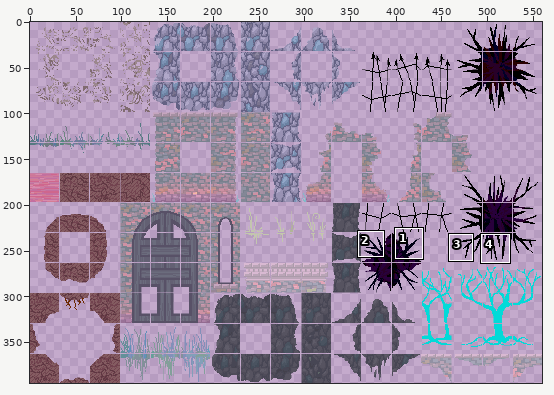
Sprite sheet, stored at Assets/Sprites/Palettes/Tile Sprites/Tileset2.png. Above, an overview of the earlier version with the close-up marked.
Close-up. First the earlier version:
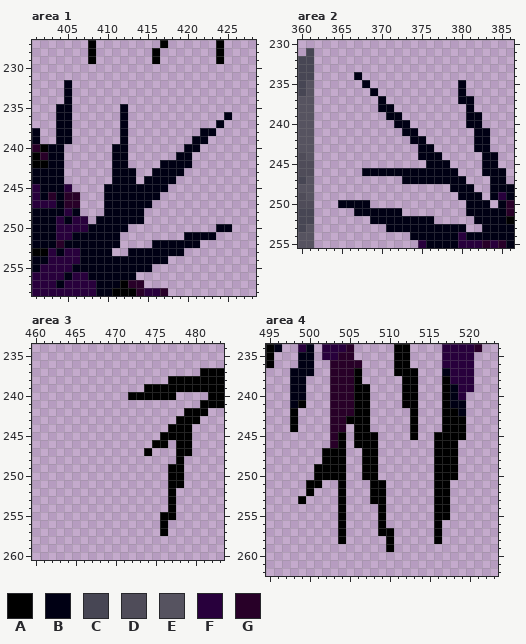
The file is 560x395 pixels. Colours within 5 levels of each other are drawn and written as one. Shown: area 1: x 401..428, y 227..258; area 2: x 360..386, y 230..255; area 3: x 460..483, y 234..260; area 4: x 495..523, y 234..262. The commit also changed other parts of the picture, which this record leaves out.
Palette (. is transparent): A #000000  B #000014  C #474654  D #4f4c59  E #565360  F #28003c  G #280028
Pixels before, area 1, first column x 401:
227 .......A........A......A.
228 .......A.......A.......A.
229 .......A.......A.......A.
230 .........................
231 .........................
232 ....B....................
233 ....B....................
234 ....B....................
235 ...BB......B.............
236 ...BB......B............B
237 ...BB......B...........B.
238 B..BB......B.........BB..
239 B..BB......B........BB...
240 GABB......BB.......BB....
241 AGBB......BB......BB.....
242 AABB......BB....BBBB.....
243 BBBB......BBB..BBBB......
244 BBBB......BBB.BBBB.......
245 FBBBF....BBBBBBBB........
246 FBGBGG...BBBBBBB.........
247 FFFBGG...BBBBBB..........
248 BBBBFB...BBBBB...........
249 BBBFBFF.BBBBBB...........
250 BBBFFFFBBBBB...........BB
251 BBBFFBBBBBB........BBBB..
252 BBBGBBBBBBB....BBBBBB....
253 AAFBFFBBBB..BBBBBBB......
254 BBFFFFBBBBBBBBBBB........
255 BFFFFBBBBBBBBBB..........
256 FFFFBFFBBBBBB............
257 FFFBFFFFBBBAGG...........
258 FFFFFFFFBBAAAGFFG........
Pixels before, area 2, first column x 360:
231 .C.........................
232 CC.........................
233 CC.........................
234 CC.....B...................
235 CE......B...........B......
236 CE.......B..........B......
237 EE........B.........BB.....
238 EE........BB.........B.....
239 EE.........BB........BB....
240 EE..........BB.......BB....
241 EE...........BB.......BB...
242 EE............BB......BB...
243 EE.............BB.....BB...
244 DE.............BBB.....BB..
245 DD..............BBB....BB..
246 DD......BBBBBBBBBBBB...BBB.
247 CE...........BBBBBBBB...BB.
248 EE.................BBB..BBB
249 DE..................BBB.BFB
250 DD...BBBB............BBB.BG
251 CC.....BBBBBB........BBBBBG
252 CC.......BBBBBBBB.....BBBBA
253 CE.........BBBBBBBBBB..BBBB
254 EE............BBBBBBFBBBBBB
255 EE.............FBBBBFFFGFGB
Pixels before, area 3, first column x 472:
237 .........AAA
238 .....AAAAAAA
239 ..AAAAAAAAAA
240 AAAAAA....AA
241 .........AAA
242 .......AAA..
243 ......AAA...
244 .....AAA....
245 ....AAAA....
246 ...AA.AA....
247 ..A...AA....
248 ......A.....
249 .....AA.....
250 .....AA.....
251 .....AA.....
252 .....A......
253 .....A......
254 .....A......
255 ....AA......
256 ....A.......
257 ....A.......
Pixels before, area 4, first column x 495:
234 AB..FB.FFFG.....AA....FFFFG
235 A...BB.FFGG.....AA....FFFF.
236 A...BB..GGGG....AA....FFFF.
237 ...BBB..GGGA....AAA...BFFF.
238 ...BB...GGGA.....AA...AFFF.
239 ...BB...GGGAA....AA...ABFF.
240 ...BB...GGGAA....AA...ABF..
241 ...BA...GGGAA....AA...ABB..
242 ...A....GGGAA.....A...AAB..
243 ...A....GGAAA.....A...AAA..
244 ...A....GG.AA.....A...AAA..
245 ........GA.AAA....A..AAAA..
246 ........GA.AAA.......AAA...
247 .......AAA..AA.......AAA...
248 .......AAA..AA.......AAA...
249 ......AAAA..AA.......AAA...
250 ......AAAA..AA.......AAA...
251 .....AA..A...AA......AA....
252 .....A...A...AA......AA....
253 ....A....A...AA......AA....
254 .........A....A......AA....
255 .........A....A......AA....
256 .........A....A......A.....
257 .........A....AA.....A.....
258 .........A.....A.....A.....
259 ...............A...........
The same view after the edit:
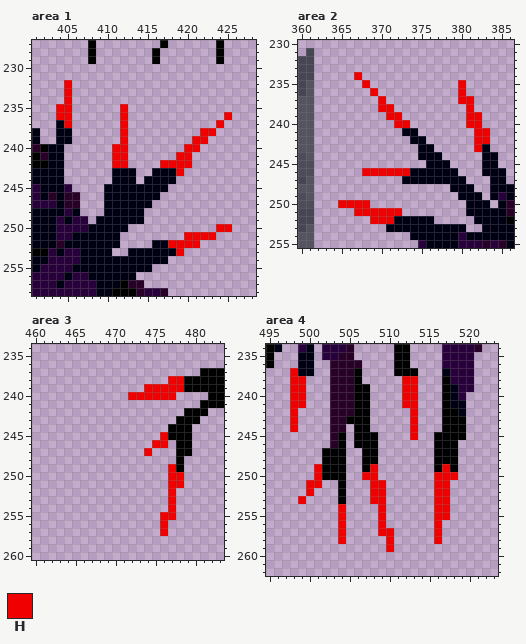
Colours new in this view: H #f00000
Edits made:
Changed rows in their new state; - is an unchanged pixel.
Area 1:
first column x 404:
232 -H--------------------
233 -H--------------------
234 -H--------------------
235 HH------H-------------
236 HH------H------------H
237 -H------H-----------H-
238 --------H---------HH--
239 --------H--------HH---
240 -------HH-------HH----
241 -------HH------HH-----
242 -------HH----HHHH-----
243 ---------------H------
first column x 418:
250 ------HH
251 --HHHH--
252 HHHH----
253 -H------
Area 2:
first column x 367:
234 H----------------
235 -H-----------H---
236 --H----------H---
237 ---H---------HH--
238 ---HH---------H--
239 ----HH--------HH-
240 -----HH-------HH-
241 ---------------HH
242 ---------------HH
243 ---------------H-
246 -HHHHHH----------
first column x 365:
250 HHHH----
251 --HHHHHH
252 ----HHH-
Area 3:
first column x 472:
238 -----HH
239 --HHHHH
240 HHHHHH-
first column x 474:
245 --H--
246 -HH--
247 H----
249 ---H-
250 ---HH
251 ---HH
252 ---H-
253 ---H-
254 ---H-
255 --HH-
256 --H--
257 --H--
Area 4:
first column x 498:
237 H---------------
238 HH------------HH
239 HH------------HH
240 HH------------HH
241 HH------------HH
242 H--------------H
243 H--------------H
244 H--------------H
245 ---------------H
first column x 499:
249 --H------H--------H-
250 --H-----HH-------HHH
251 -HH------HH------HH-
252 -H-------HH------HH-
253 H--------HH------HH-
254 -----H----H------HH-
255 -----H----H------HH-
256 -----H----H------H--
257 -----H----HH-----H--
258 -----H-----H-----H--
259 -----------H--------
